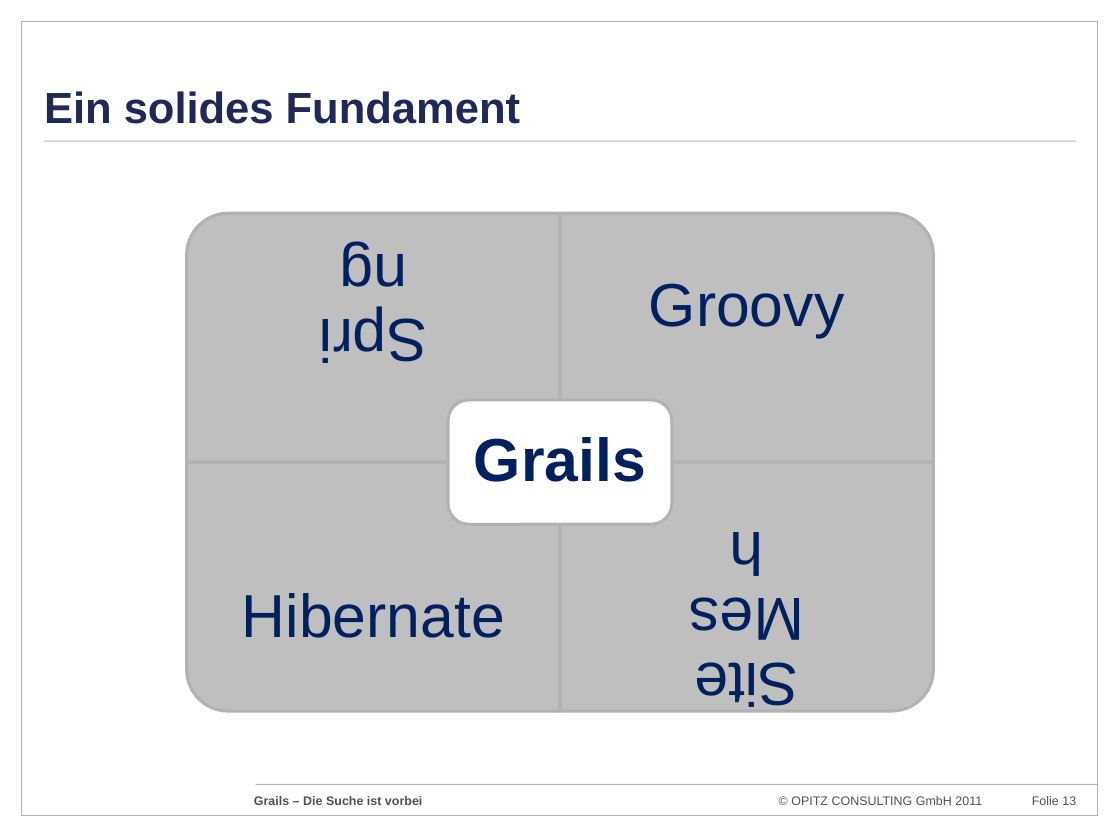
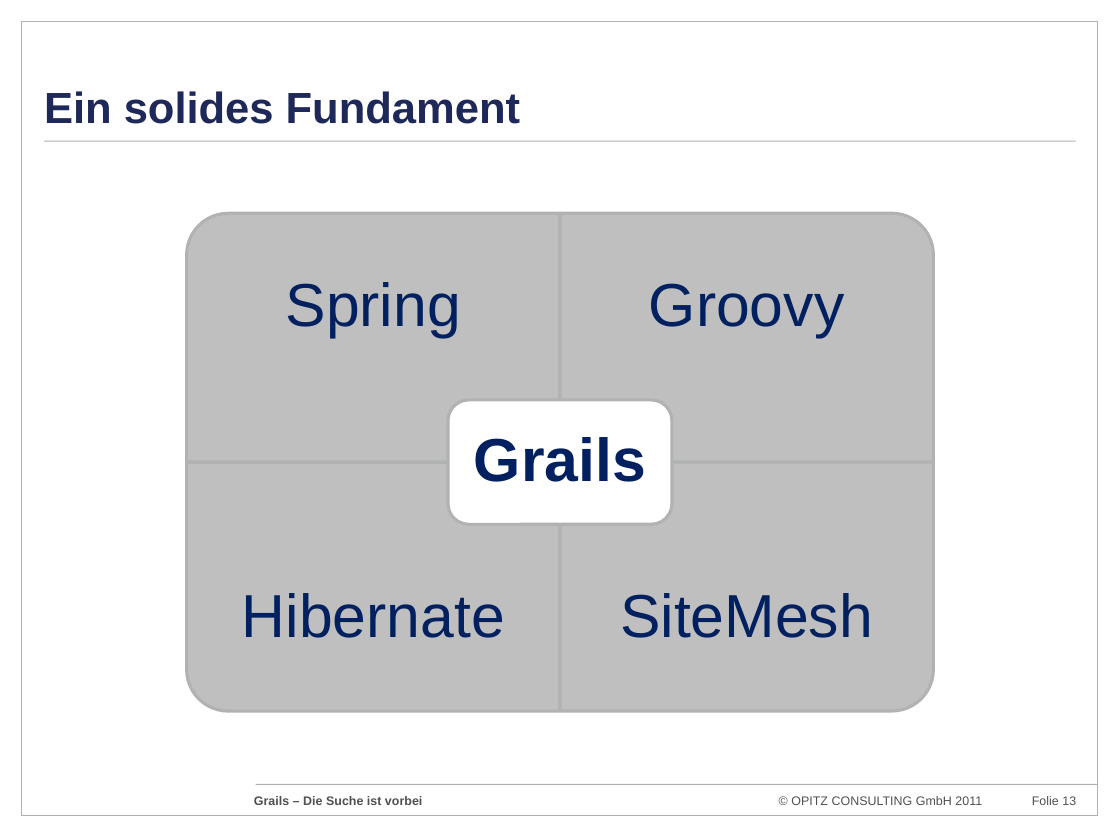
Before and after one commit to codescape/presentations, a slide deck: slide 13 of grails-die-suche-ist-vorbei/grails-doagkonferenz-2011.pptx. Drawn at 1120x840 pixels with LibreOffice and Linux fonts; fonts in the diff are those of the drawing; background and template pictures are left out. Boxes give left, top, right and bottom in pixels: in the first picture for what was removed or moved away, otherwise in the second. Text is boxed around its words. In the diff, an @@ line names an element or a change of style, - is before the commit and + after.

```diff
--- a/grails-die-suche-ist-vorbei/grails-doagkonferenz-2011.pptx
+++ b/grails-die-suche-ist-vorbei/grails-doagkonferenz-2011.pptx
@@ text "Spring": place and size @@
-text "Spring" at <box>280,120,467,493</box>
+text "Spring" at <box>286,282,461,337</box>
@@ text "Spring" at <box>286,282,461,337</box>: rotation 180 to 0 degrees @@
@@ text "SiteMesh" at <box>620,593,873,638</box>: rotation 180 to 0 degrees @@
@@ text "SiteMesh": place and size @@
-text "SiteMesh" at <box>653,431,840,804</box>
+text "SiteMesh" at <box>620,593,873,638</box>
```
Also in this commit, not shown: 1 other slide changed.
